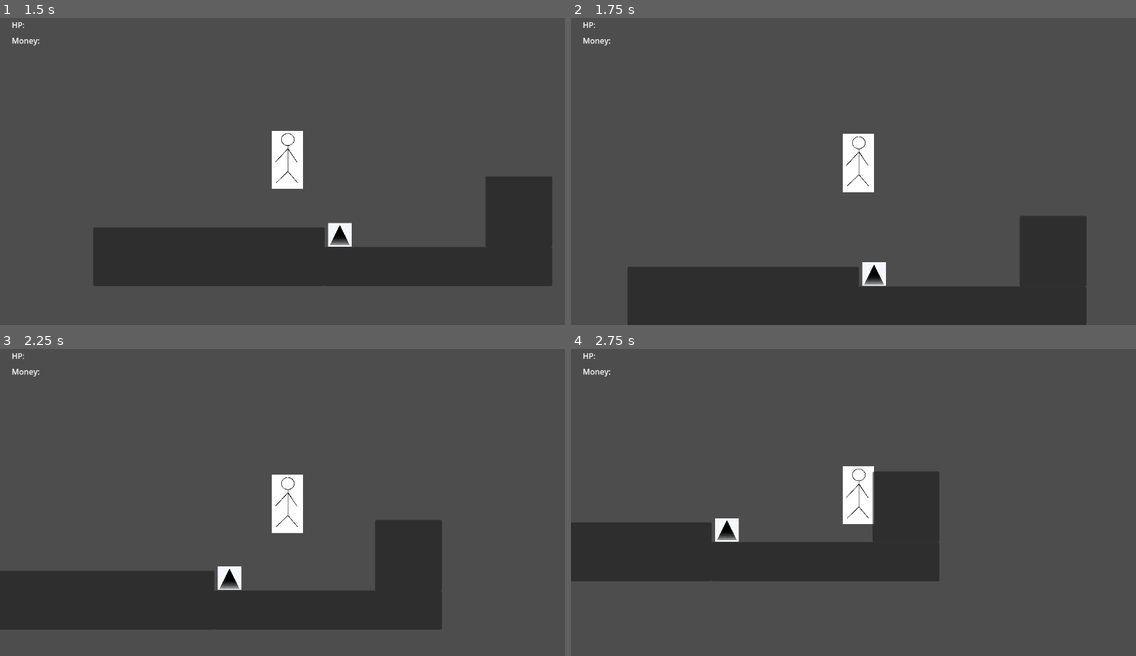
Above: before the commit, frames 1-4 (two rows, left to right).
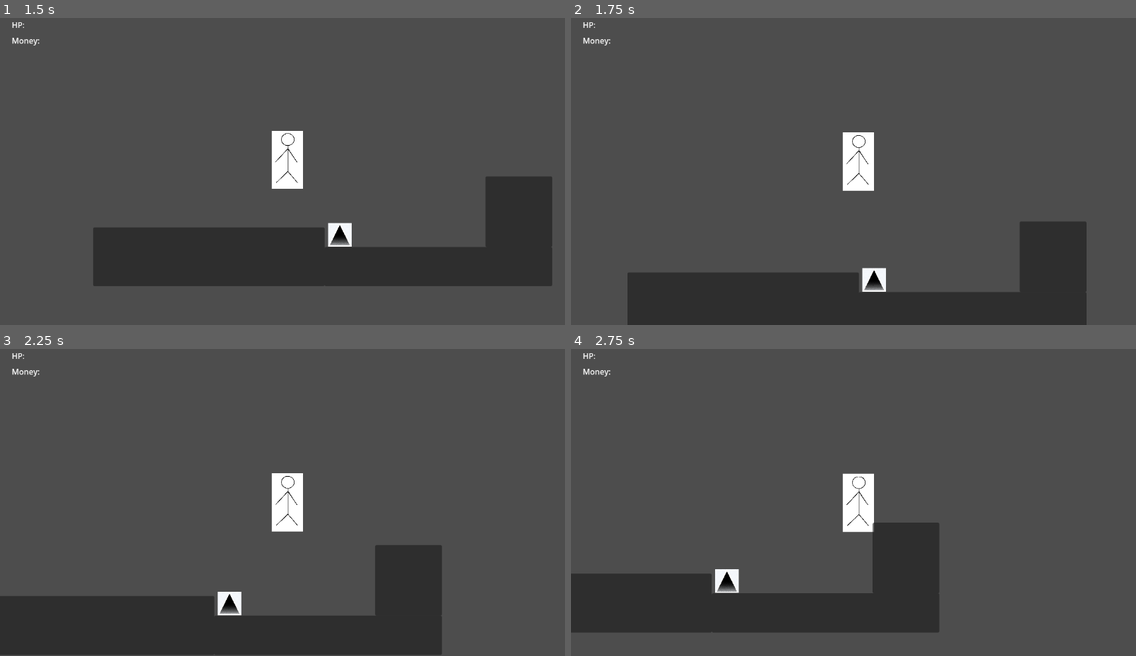
Above: after the commit, the same moments.

Repository: supereason333/platformer
Game: Godot game, scene res://main menu/main_menu.tscn
Same seed, same stepped clock (60 frames per second), same inputs: the game is played once before the commit and once after it.
Inputs (mouse positions are in pixels of both pictures, inside the frame that each line leads up to):
- Up to frame 1 (1.5 s): click "Play" at 0.5 s; tap Enter at 1.25 s; move the mouse to (406, 150) at 1.27 s; hold D (right_key) from 1.28 s (still down); hold Space (jump_key) from 1.28 s (still down); click (406, 150) at 1.42 s
- Up to frame 2 (1.75 s): keep holding D (right_key); keep holding Space (jump_key)
- Up to frame 3 (2.25 s): keep holding D (right_key); move the mouse to (169, 511) at 2.02 s; release Space (jump_key) at 2.03 s; tap Right (dash_key) at 2.1 s
- Up to frame 4 (2.75 s): keep holding D (right_key); tap Space (jump_key) at 2.27, 2.3, 2.57 s

Frame 1 is identical in both runs. In frame 2, 1.7% of the frame differs, in the area x 10-92%, y 37-90%; in frame 3, 13%; in frame 4, 20%, in the area x 0-66%, y 38-93%.
Error before the commit: Invalid access to property or key 'player_health' on a base object of type 'Node (global_player.gd)'. (res://player/gui.gd:4)
Error after the commit: Parse Error: Expected indented block after function declaration. (res://player/gui.gd:3)

Commit message:
player jump rewritten to use timer instead of frames

Diff:
--- a/global/global_player.gd
+++ b/global/global_player.gd
@@ -2,6 +2,6 @@
 
 var player_max_health = 5
 var player_money = 0
-var player_jumps = 1
+var player_jumps = 2
 var player_dash = true
 var immunity_frames = 20
--- a/player/gui.gd
+++ b/player/gui.gd
@@ -1,5 +1,5 @@
 extends CanvasLayer
 
 func update_gui():
-	get_node("health").text = "HP: " + str(GlobalPlayer.player_health)
-	get_node("money").text = "Money: " + str(GlobalPlayer.player_money)
+	#get_node("health").text = "HP: " + str(GlobalPlayer.player_health)
+	#get_node("money").text = "Money: " + str(GlobalPlayer.player_money)
--- a/player/player.gd
+++ b/player/player.gd
@@ -5,16 +5,16 @@
 
 const SPEED = 300.0
 const JUMP_VELOCITY = -400.0
-const JUMP_FRAMES_MAX = 15
 const DASH_COOLDOWN = 120
 const DASH_FRAMES_MAX = 20
 const DASH_VELOCITY = 900
-var frames_since_damage = 0
 var jumps_remaining = 0
 var frame_since_dash = 0
-var jump_frames = 0
 var dash_frames = 6969
 var dash_dir = Vector2(0, 0)
+
+@onready var invulnerability_timer = $"invulnerability timer"
+@onready var jump_timer = $"jump timer"
 
 var health = GlobalPlayer.player_max_health:
 	set(value):
@@ -24,13 +24,11 @@
 var gravity = ProjectSettings.get_setting("physics/2d/default_gravity")
 
 func _ready():
-	$GUI.update_gui()
+	#$GUI.update_gui()
+	pass
 
 func _process(delta):
-	if frames_since_damage < GlobalPlayer.immunity_frames:
-		frames_since_damage += 1
-	if frame_since_dash <= DASH_COOLDOWN:
-		frame_since_dash += 1
+	pass
 
 func _physics_process(delta):
 	add_gravity(delta)
@@ -67,23 +65,23 @@
 		velocity.x = move_toward(velocity.x, 0, SPEED)
 
 func handle_jump():
-	if is_on_floor():
+	if is_on_floor() and !Input.is_action_pressed("jump_key"):
 		jumps_remaining = GlobalPlayer.player_jumps
-	elif !is_on_floor() and jumps_remaining == GlobalPlayer.player_jumps:
+
+	if Input.is_action_pressed("jump_key") and jumps_remaining > 0 and !jump_timer.is_stopped():
+		velocity.y = JUMP_VELOCITY
+	elif Input.is_action_just_pressed("jump_key") and jumps_remaining > 0 and jump_timer.is_stopped():
+		velocity.y = JUMP_VELOCITY
+		jump_timer.start()
+	elif Input.is_action_just_released("jump_key") and velocity.y <= 30:
+		velocity.y += 300
+	elif jumps_remaining == 0:
+		jumps_remaining = -1
+
+	if Input.is_action_just_released("jump_key"):
 		jumps_remaining -= 1
 
-	if Input.is_action_just_pressed("jump_key") and jumps_remaining > 0:
-		jumps_remaining -= 1
-		jump_frames = 1
-
-	if jump_frames > 0 and jump_frames <= JUMP_FRAMES_MAX and Input.is_action_pressed("jump_key"):
-		velocity.y = JUMP_VELOCITY
-		jump_frames += 1
-	elif jump_frames > 0 and jump_frames < JUMP_FRAMES_MAX:
-		velocity.y += 200
-		jump_frames = 0
-	else:
-		jump_frames = 0
+	print_debug(jumps_remaining)
 
 func animation():
 	pass
@@ -92,9 +90,10 @@
 	if not is_on_floor():
 		velocity.y += gravity * delta
 
-func damage(damage: int,reset: bool, direction: int):
-	if frames_since_damage >= GlobalPlayer.immunity_frames:
-		frames_since_damage = 0
+func damage(damage: int, reset: bool, direction: int):
+	if invulnerability_timer.is_stopped():
+		invulnerability_timer.start()
+		# play damage and invulrability anim
 		knockback(direction)
 		_set_health(health - damage)
 
@@ -116,6 +115,10 @@
 	health = clamp(value, 0, GlobalPlayer.player_max_health)
 	if health != prev_health:
 		emit_signal("health_updated", health)
-		if health == 0:
+		if health <= 0:
 			kill()
 			emit_signal("killed")
+
+
+func _on_invulnerability_timer_timeout():
+	pass # reset animation
--- a/player/player.tscn
+++ b/player/player.tscn
@@ -34,3 +34,13 @@
 position_smoothing_speed = 20.0
 
 [node name="GUI" parent="." instance=ExtResource("3_fcywf")]
+
+[node name="invulnerability timer" type="Timer" parent="."]
+wait_time = 0.25
+one_shot = true
+
+[node name="jump timer" type="Timer" parent="."]
+wait_time = 0.3
+one_shot = true
+
+[connection signal="timeout" from="invulnerability timer" to="." method="_on_invulnerability_timer_timeout"]
